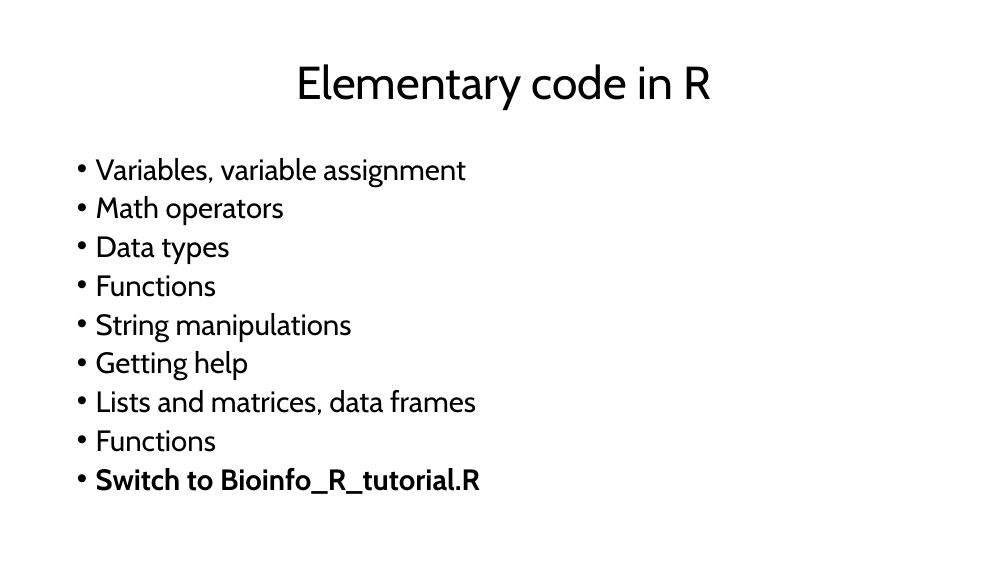
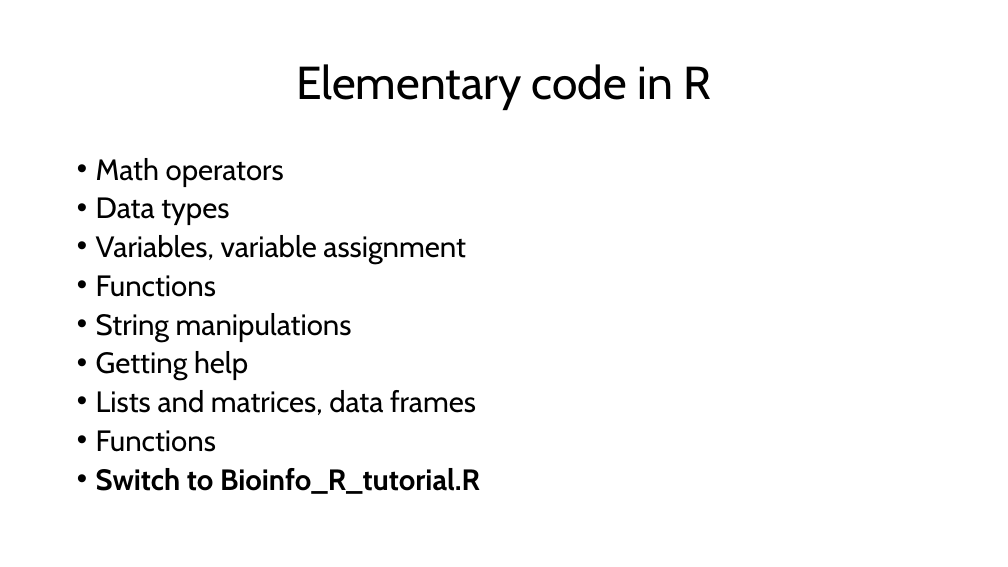
Before and after one commit to csmatyi/crs2025, a slide deck: slide 9 of CRS2025_R_workshop.pptx. Drawn at 1008x567 pixels with LibreOffice and Linux fonts; fonts in the diff are those of the drawing. Boxes give left, top, right and bottom in pixels: in the first picture for what was removed or moved away, otherwise in the second. Text is boxed around its words. In the diff, an @@ line names an element or a change of style, - is before the commit and + after.

```diff
--- a/CRS2025_R_workshop.pptx
+++ b/CRS2025_R_workshop.pptx
@@ text at <box>96,158,466,187</box>: paragraph removed @@
-• Variables, variable assignment
@@ text at <box>96,235,466,264</box>: paragraph added @@
+• Variables, variable assignment
```
Also in this commit, not shown: 3 other slides changed, 1 other file.
